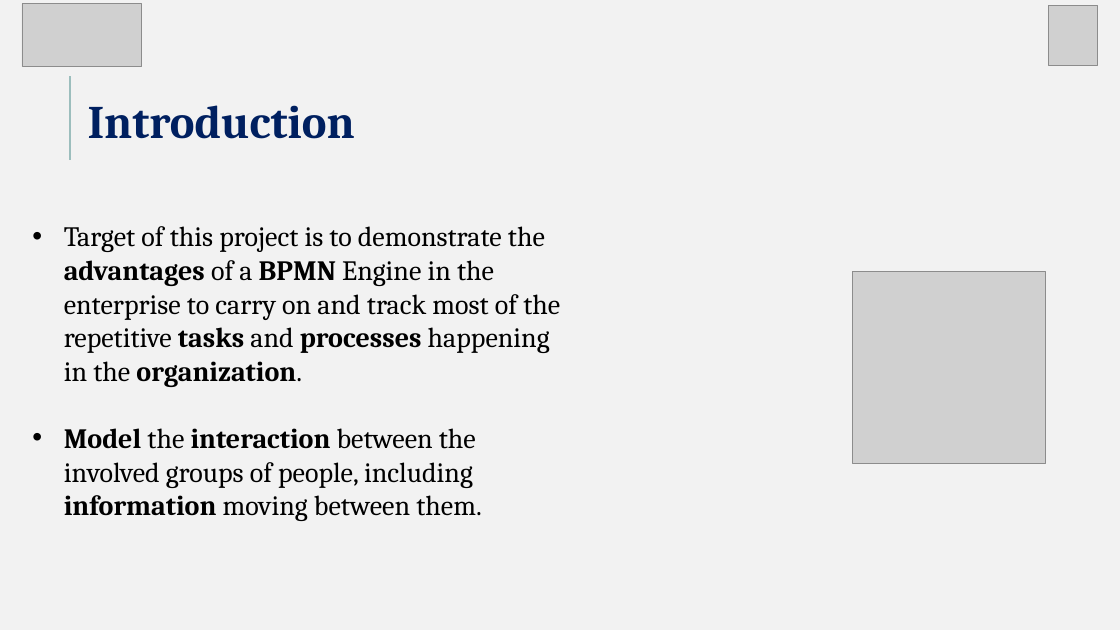
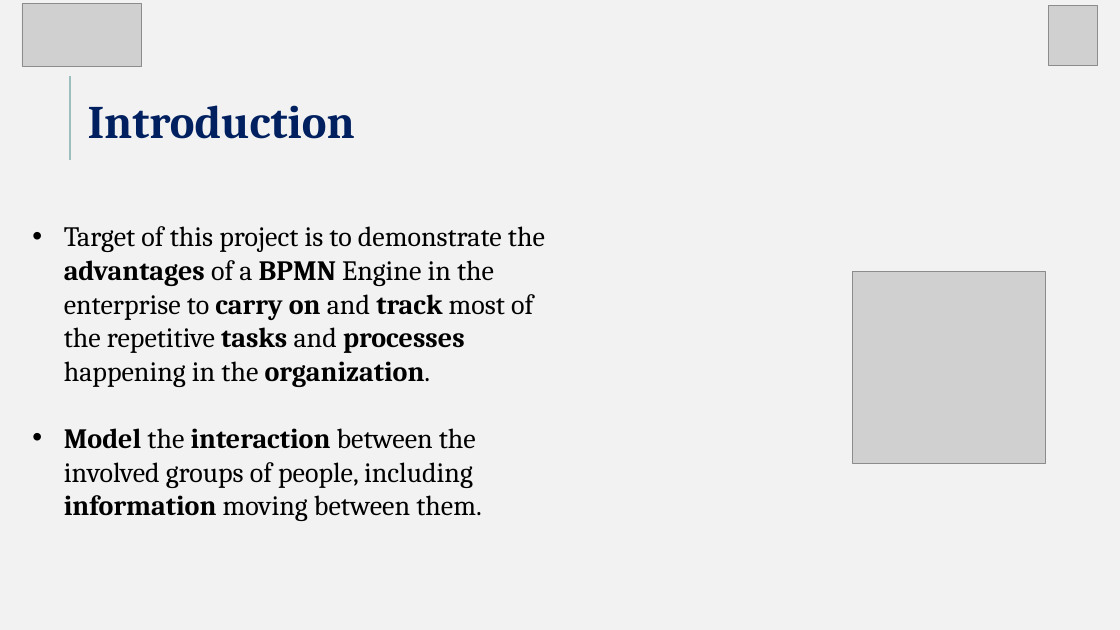
Before and after one commit to Matteoa99/ESI_project, a slide deck: slide 2 of ESI_presentation.pptx. Drawn at 1120x630 pixels with LibreOffice and Linux fonts; fonts in the diff are those of the drawing; grey boxes stand for pictures. Boxes give left, top, right and bottom in pixels: in the first picture for what was removed or moved away, otherwise in the second. Text is boxed around its words. In the diff, an @@ line names an element or a change of style, - is before the commit and + after.

Commit message:
Update presentation

```diff
--- a/ESI_presentation.pptx
+++ b/ESI_presentation.pptx
@@ text at <box>64,226,545,387</box>: bold on in "carry on track" @@
```
Also in this commit, not shown: 1 other file.
